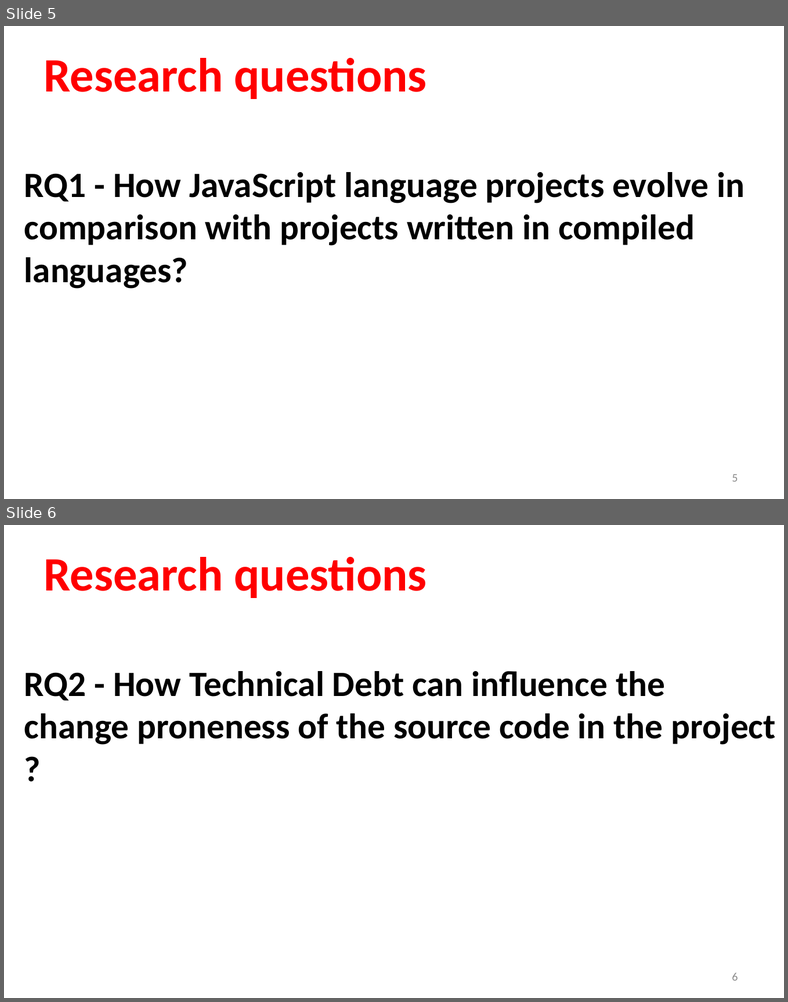
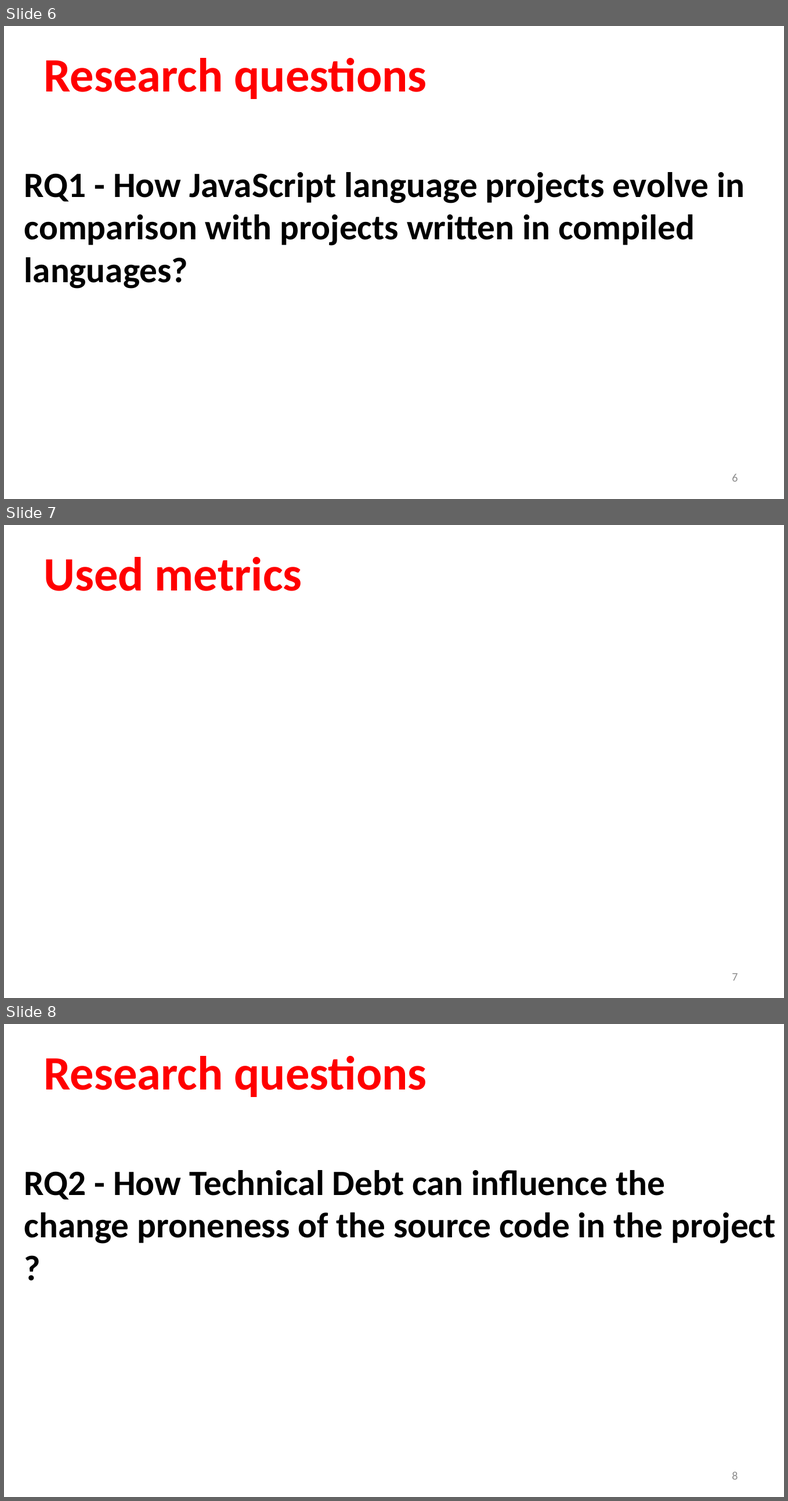
Before and after one commit to sshishe/js-evolution, a slide deck: presentation.pptx. Shown one above the other, each under a label of ours: slides 5 and 6 before the commit, slides 6, 7 and 8 after it. The pictures are 788x1002 and 788x1501 pixels, drawn with LibreOffice and Linux fonts; fonts in the diff are those of the drawing. Boxes give left, top, right and bottom in pixels: in the first picture for what was removed or moved away, otherwise in the second. Text is boxed around its words. In the diff, an @@ line names an element or a change of style, - is before the commit and + after.

```diff
--- a/presentation.pptx
+++ b/presentation.pptx
@@ slide 7 added at (x1=4, y1=525, x2=784, y2=998), background #FFFFFF @@
@@ title added at (x1=43, y1=557, x2=302, y2=591), 62 pt, text #FF0000, bold @@
+Used metrics
@@ page number added at (x1=731, y1=973, x2=737, y2=981), 15 pt, text #8C8C8C @@
+7
@@ what was slide 5 is now slide 6 @@
@@ page number at (x1=731, y1=474, x2=737, y2=482): text changed @@
-5
+6
@@ what was slide 6 is now slide 8 @@
@@ page number at (x1=731, y1=1472, x2=737, y2=1480): text changed @@
-6
+8
```
Also in this commit, not shown: 1 slide changed, 3 other slides added, 4 slides removed.
